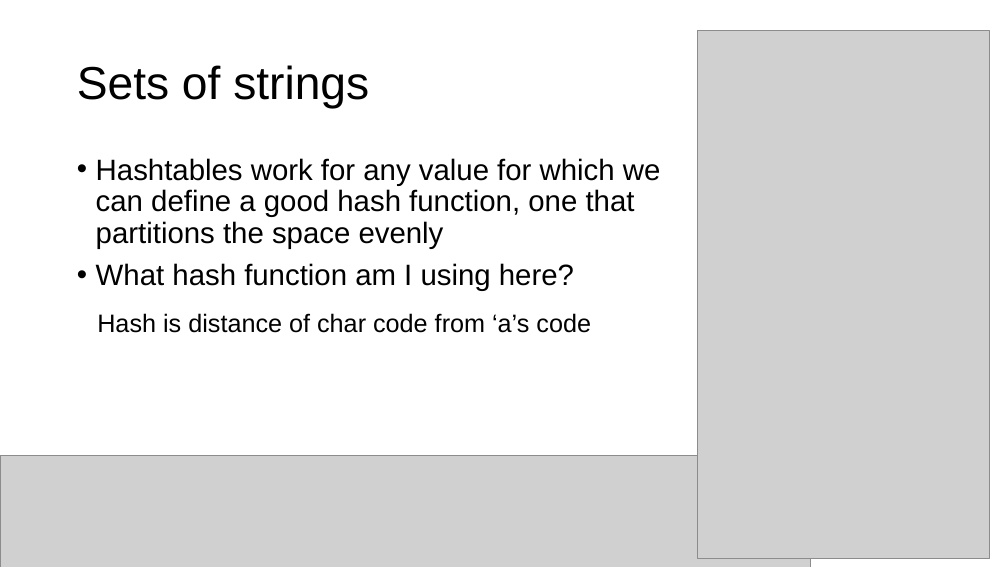
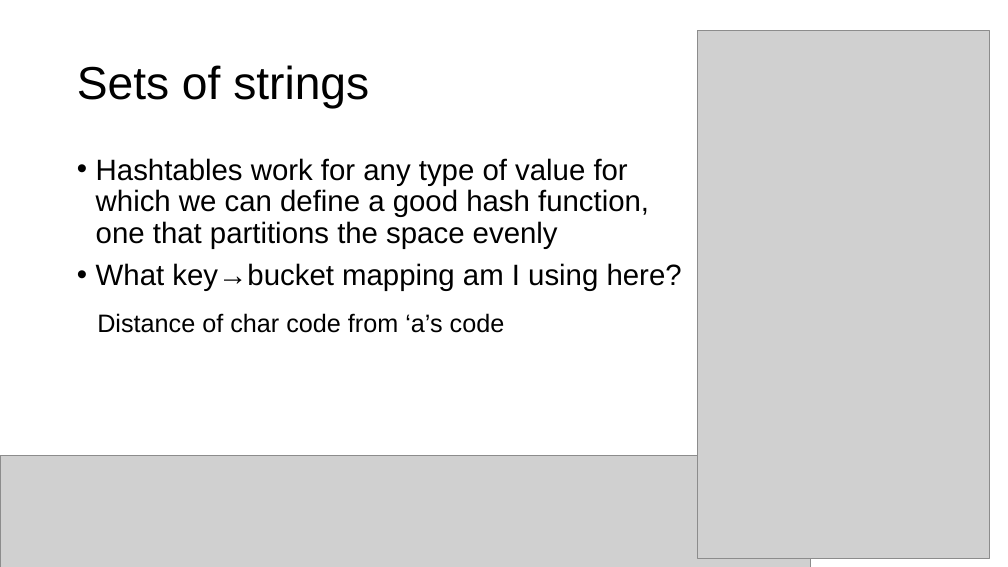
Before and after one commit to parrt/msds692, a slide deck: slide 14 of notes/hashtable.pptx. Drawn at 1008x567 pixels with LibreOffice and Linux fonts; fonts in the diff are those of the drawing; grey boxes stand for pictures; background and template pictures are left out. Boxes give left, top, right and bottom in pixels: in the first picture for what was removed or moved away, otherwise in the second. Text is boxed around its words. In the diff, an @@ line names an element or a change of style, - is before the commit and + after.

```diff
--- a/notes/hashtable.pptx
+++ b/notes/hashtable.pptx
@@ text at <box>96,158,682,291</box>: text changed @@
-• Hashtables work for any value for which we can define a good hash function, one that partitions the space evenly
-• What hash function am I using here?
+• Hashtables work for any type of value for which we can define a good hash function, one that partitions the space evenly
+• What key→bucket mapping am I using here?
@@ text at <box>97,313,505,333</box>: text changed @@
-Hash is distance of char code from ‘a’s code
+Distance of char code from ‘a’s code
```
Also in this commit, not shown: 11 other slides changed, 2 other files.
